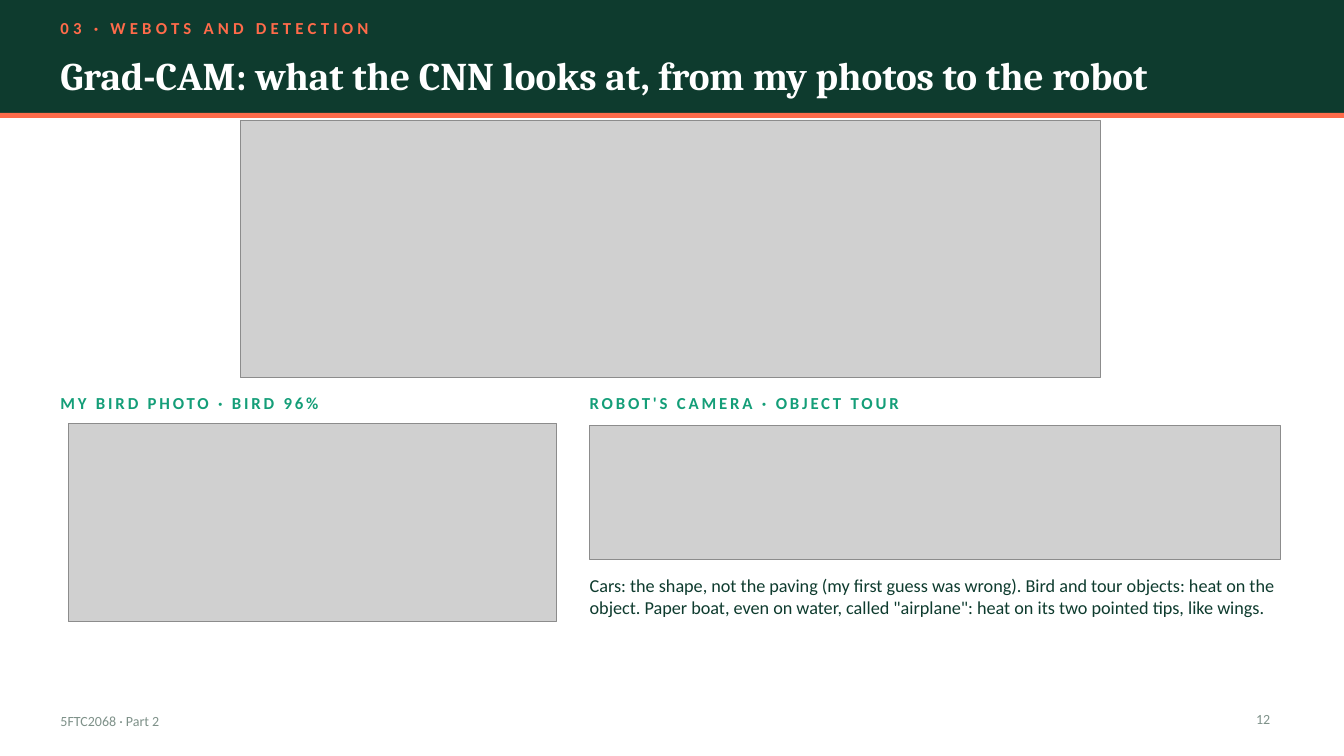
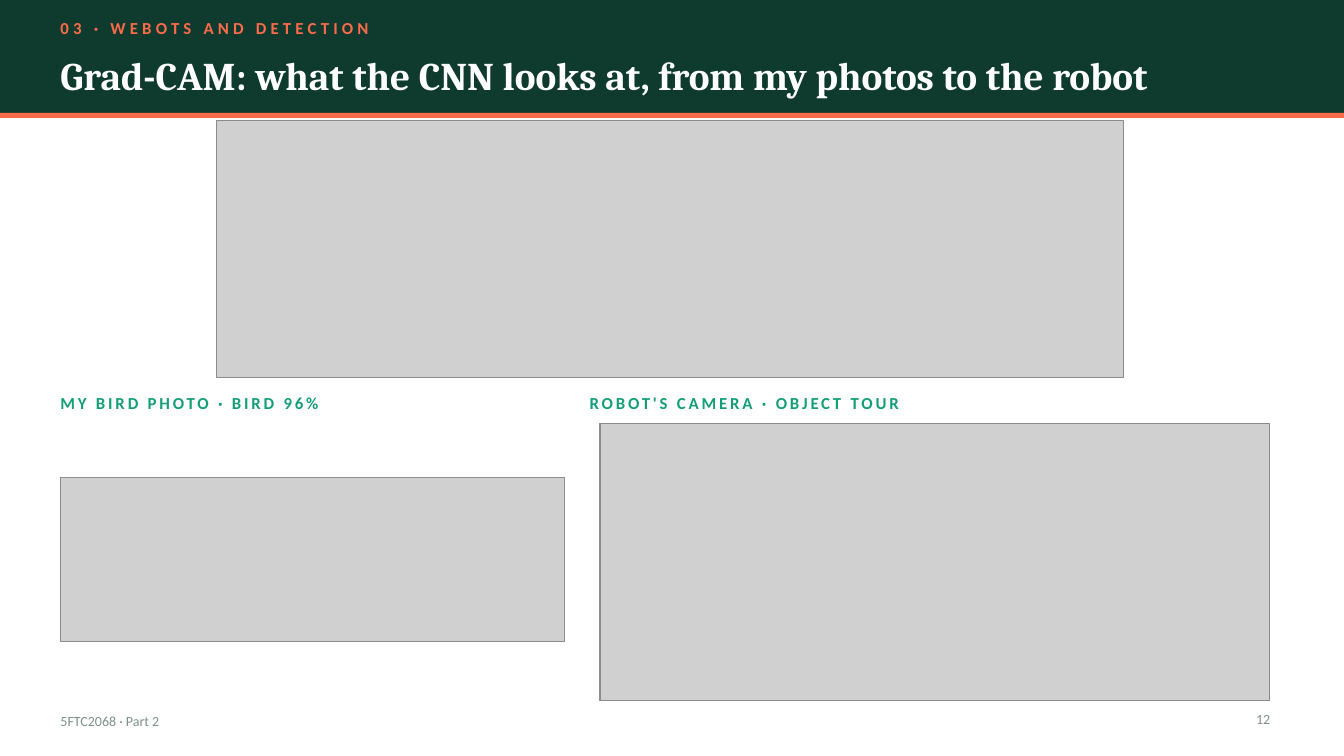
Before and after one commit to kris072008/webots-cnn-colour-detection, a slide deck: slide 12 of report/Krishna_Mahajan_106wucww_Part2_Presentation.pptx. Drawn at 1344x756 pixels with LibreOffice and Linux fonts; fonts in the diff are those of the drawing; grey boxes stand for pictures. Boxes give left, top, right and bottom in pixels: in the first picture for what was removed or moved away, otherwise in the second. Text is boxed around its words. In the diff, an @@ line names an element or a change of style, - is before the commit and + after.

Commit message:
Slides: larger images (trimmed margins, bigger layouts on slides 11-15)

```diff
--- a/report/Krishna_Mahajan_106wucww_Part2_Presentation.pptx
+++ b/report/Krishna_Mahajan_106wucww_Part2_Presentation.pptx
@@ picture: place and size @@
-picture at box(240, 121, 1100, 378)
+picture at box(217, 121, 1124, 378)
@@ picture: place and size @@
-picture at box(590, 425, 1280, 561)
+picture at box(600, 423, 1270, 701)
@@ picture: place and size @@
-picture at box(69, 423, 558, 622)
+picture at box(60, 477, 565, 641)
@@ text removed at box(590, 579, 1274, 617) @@
-Cars: the shape, not the paving (my first guess was wrong). Bird and tour objects: heat on the object. Paper boat, even on water, called "airplane": heat on its two pointed tips, like wings.
```
Also in this commit, not shown: 11 other slides changed, 1 other file.
